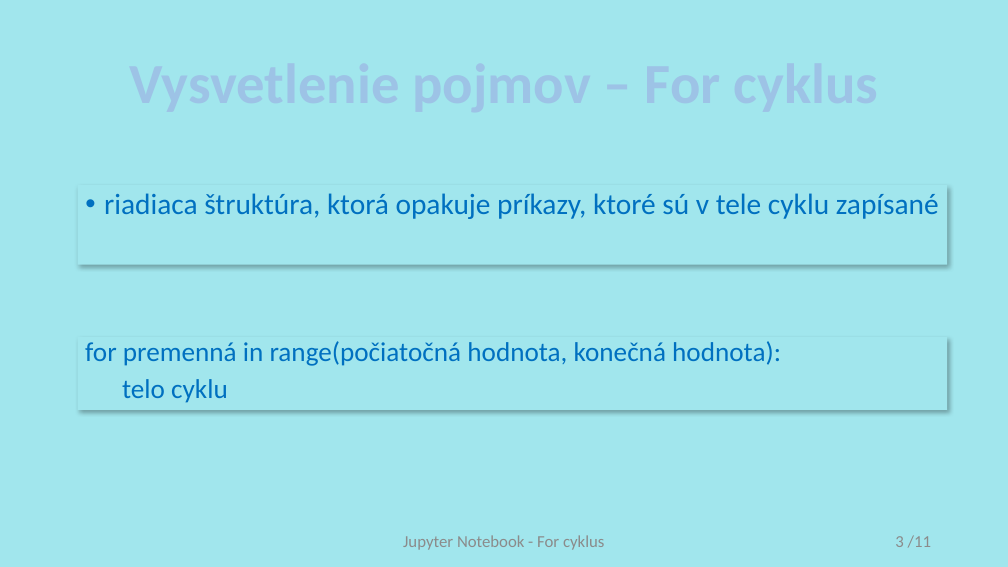
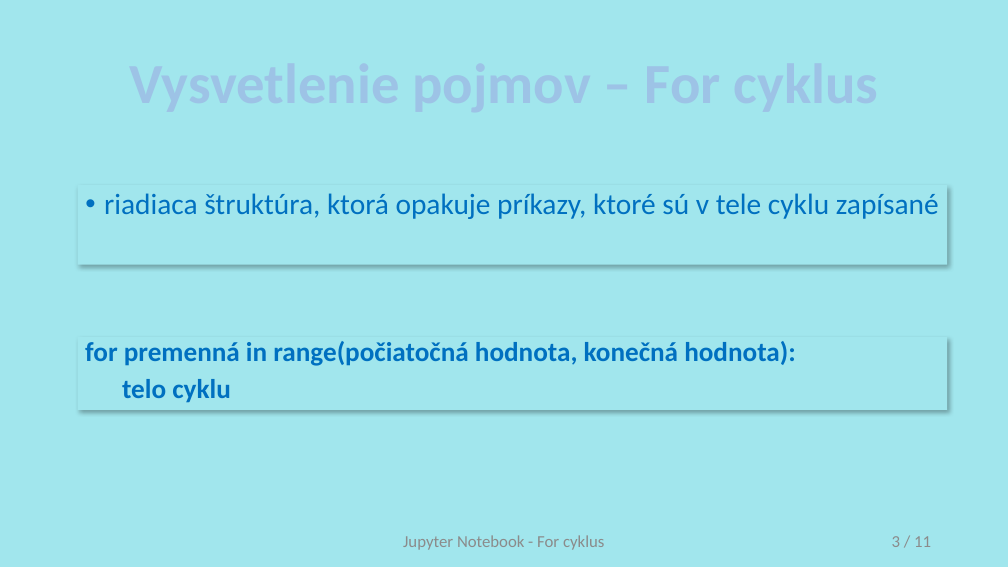
Before and after one commit to xcerni13/diplomova-praca, a slide deck: slide 3 of Prezentacie/6. For cyklus.pptx. Drawn at 1008x567 pixels with LibreOffice and Linux fonts; fonts in the diff are those of the drawing. Boxes give left, top, right and bottom in pixels: in the first picture for what was removed or moved away, otherwise in the second. Text is boxed around its words. In the diff, an @@ line names an element or a change of style, - is before the commit and + after.

```diff
--- a/Prezentacie/6. For cyklus.pptx
+++ b/Prezentacie/6. For cyklus.pptx
@@ rectangle "for premenná in range(počiatočná hodnota, ..." at [78,337,948,410]: bold on @@
@@ page number at [892,536,931,547]: spaces changed @@
-3 /11
+3 / 11
```
Also in this commit, not shown: 5 other slides changed, 9 other files.
